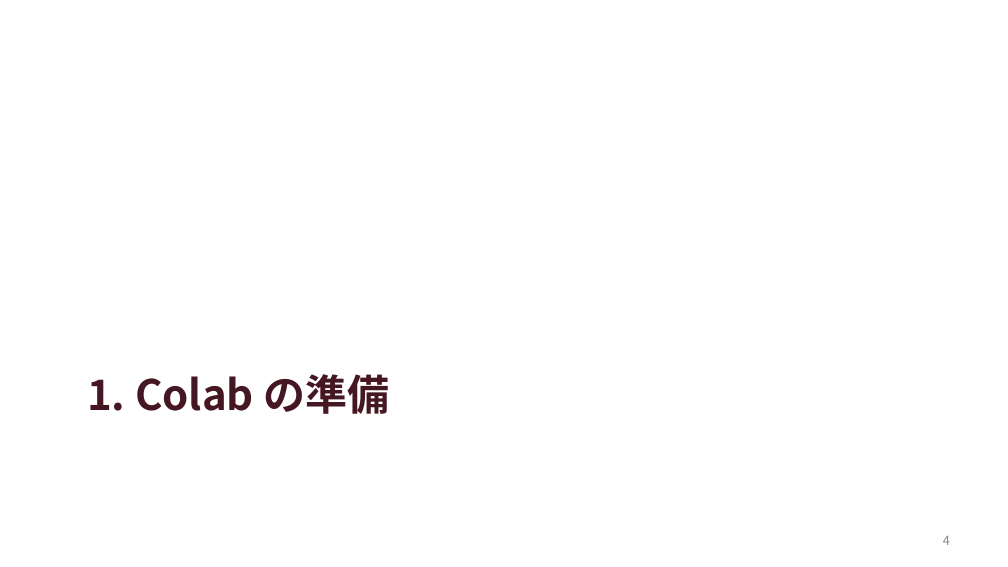
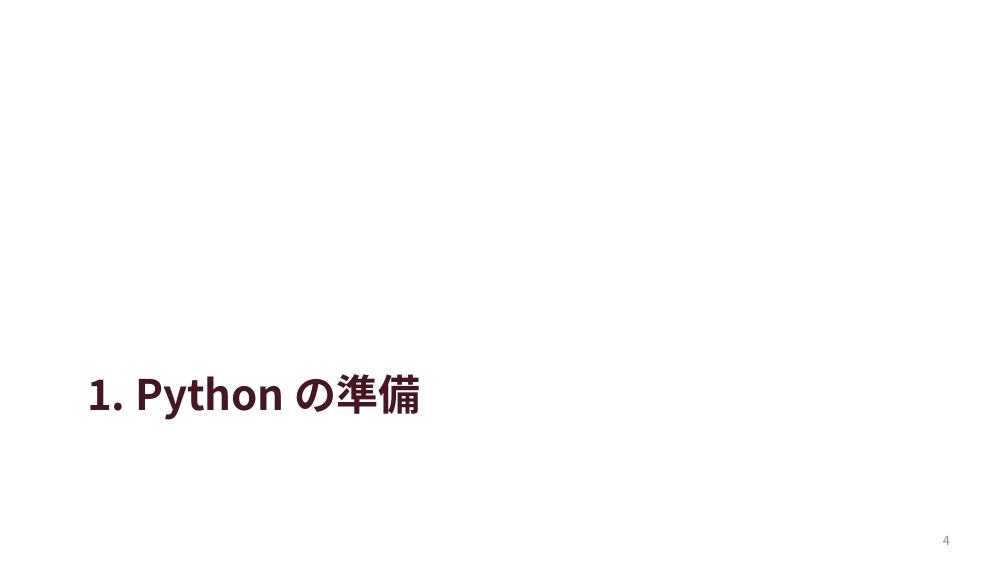
Before and after one commit to iwata97/bioinfo, a slide deck: slide 4 of バイオ技術_第1日目.pptx. Drawn at 1008x567 pixels with LibreOffice and Linux fonts; fonts in the diff are those of the drawing. Boxes give left, top, right and bottom in pixels: in the first picture for what was removed or moved away, otherwise in the second. Text is boxed around its words. In the diff, an @@ line names an element or a change of style, - is before the commit and + after.

```diff
--- a/バイオ技術_第1日目.pptx
+++ b/バイオ技術_第1日目.pptx
@@ title at [87,374,420,420]: text changed @@
-1. Colab の準備
+1. Python の準備
```
Also in this commit, not shown: 2 other slides changed, 1 slide added, 7 other files.
